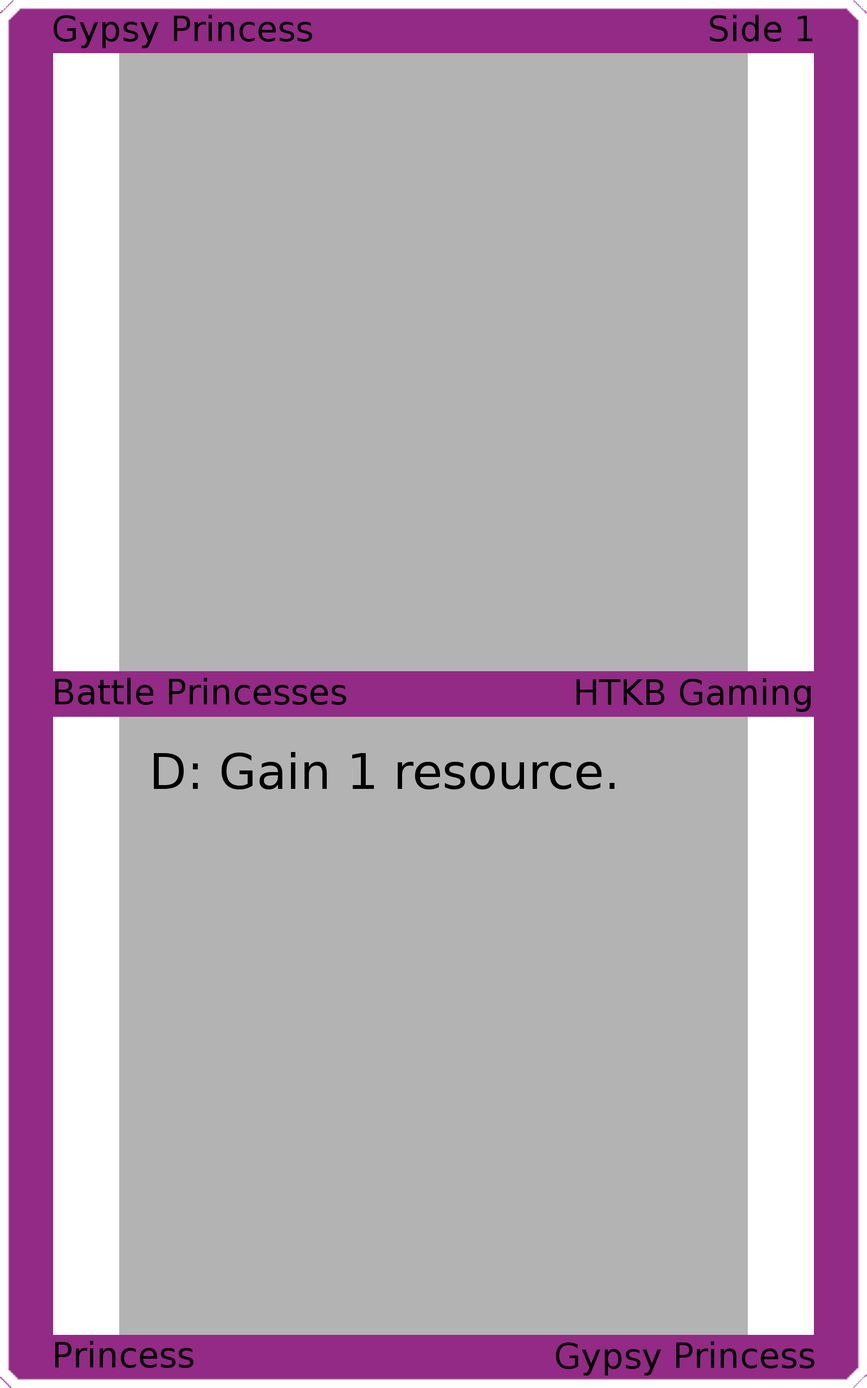
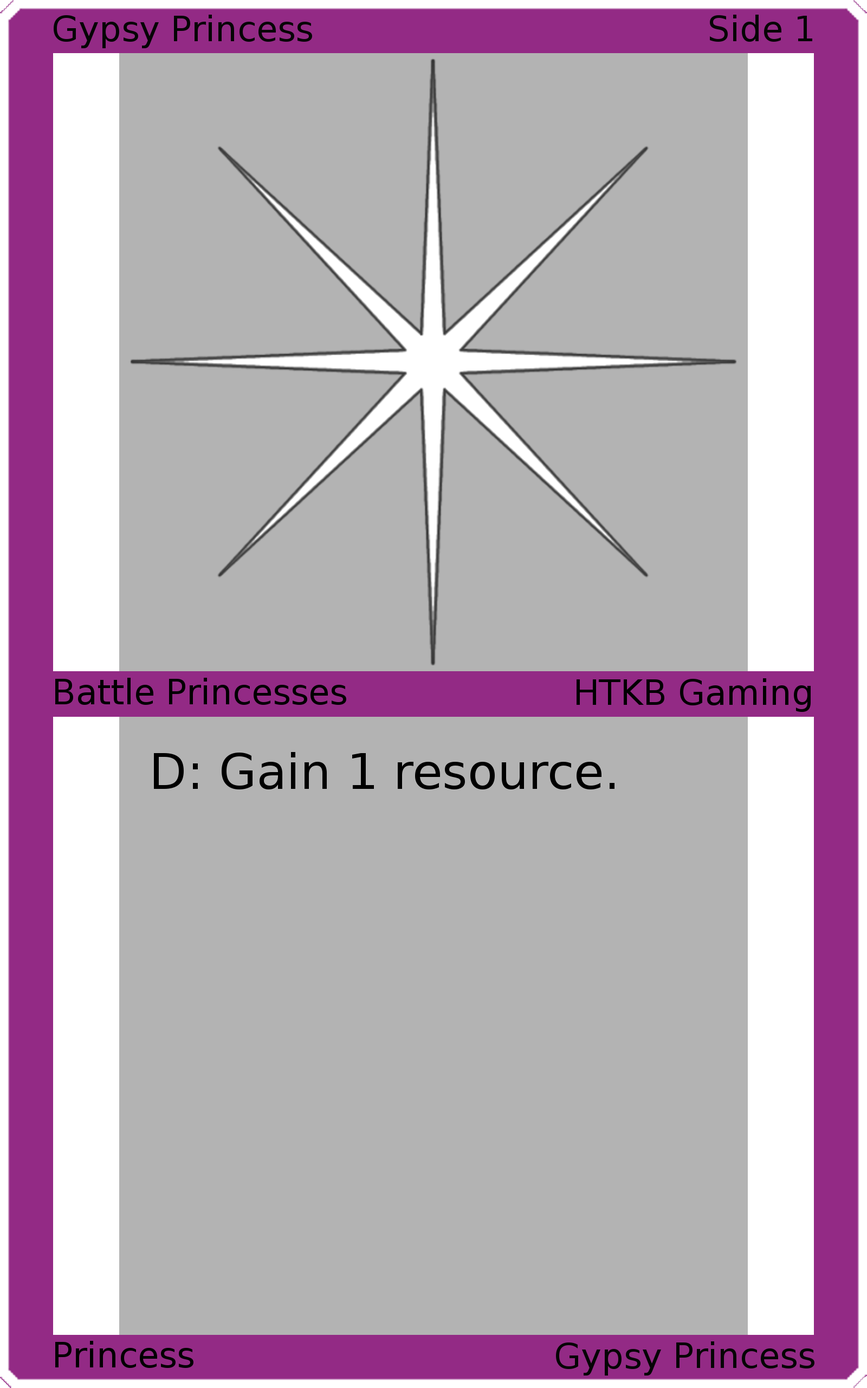
Layered file, before and after one edit (867x1388). Changes by layer:
added layer "Art" above "Top Background" over [129, 57, 738, 666]
